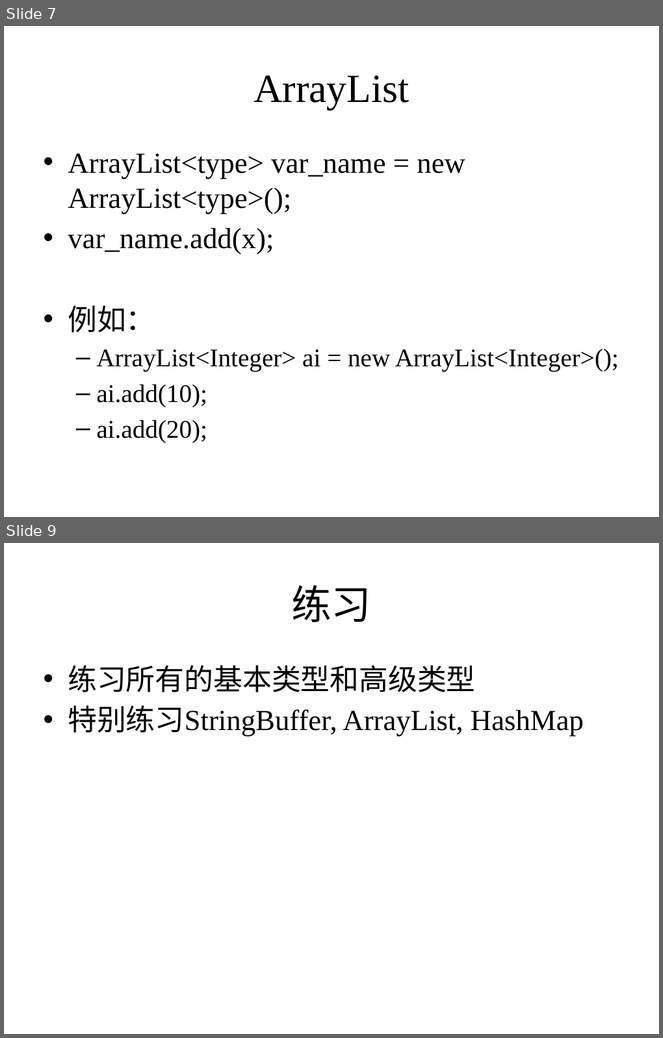
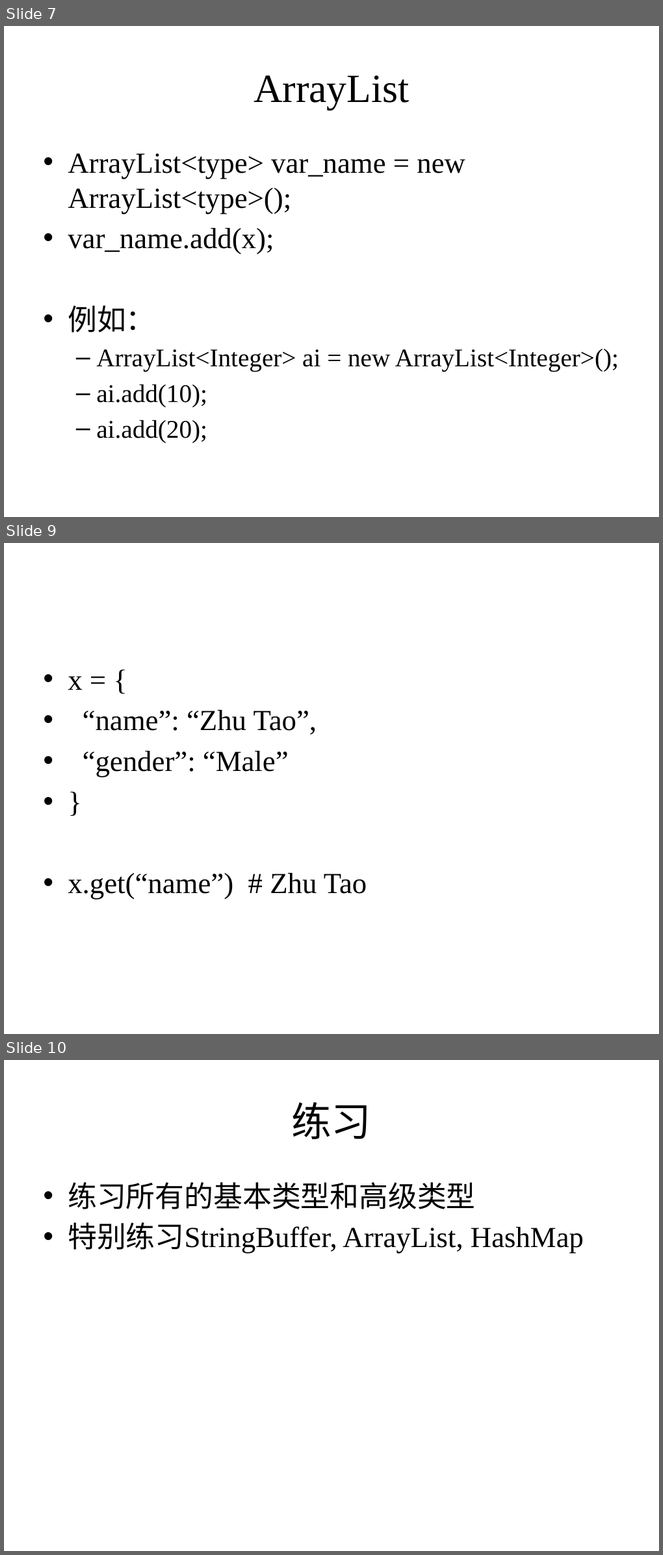
Before and after one commit to zhutao2015/JavaCourse, a slide deck: lesson6/Java-basic-variable-datatype-operators.pptx. Shown one above the other, each under a label of ours: slides 7 and 9 before the commit, slides 7, 9 and 10 after it; the slides between them are not shown. The pictures are 663x1038 and 663x1555 pixels, drawn with LibreOffice and Linux fonts; fonts in the diff are those of the drawing. Boxes give left, top, right and bottom in pixels: in the first picture for what was removed or moved away, otherwise in the second. Text is boxed around its words. In the diff, an @@ line names an element or a change of style, - is before the commit and + after.

```diff
--- a/lesson6/Java-basic-variable-datatype-operators.pptx
+++ b/lesson6/Java-basic-variable-datatype-operators.pptx
@@ slide 9 added at (4,543,659,1034), background #FFFFFF @@
@@ text added at (68,676,367,900), 32 pt, text #000000 @@
+• x = {
+• “name”: “Zhu Tao”,
+• “gender”: “Male”
+• }
+• x.get(“name”) # Zhu Tao
@@ what was slide 9 is now slide 10 @@
```
Also in this commit, not shown: 2 slides changed, 9 other files.
